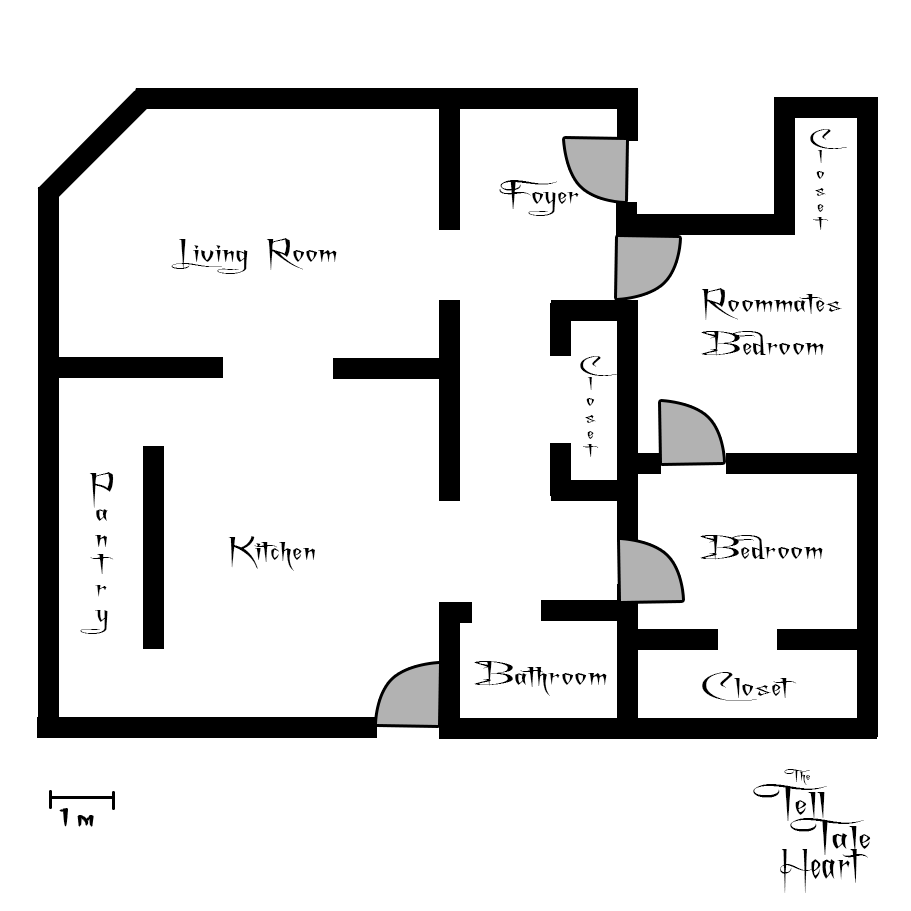
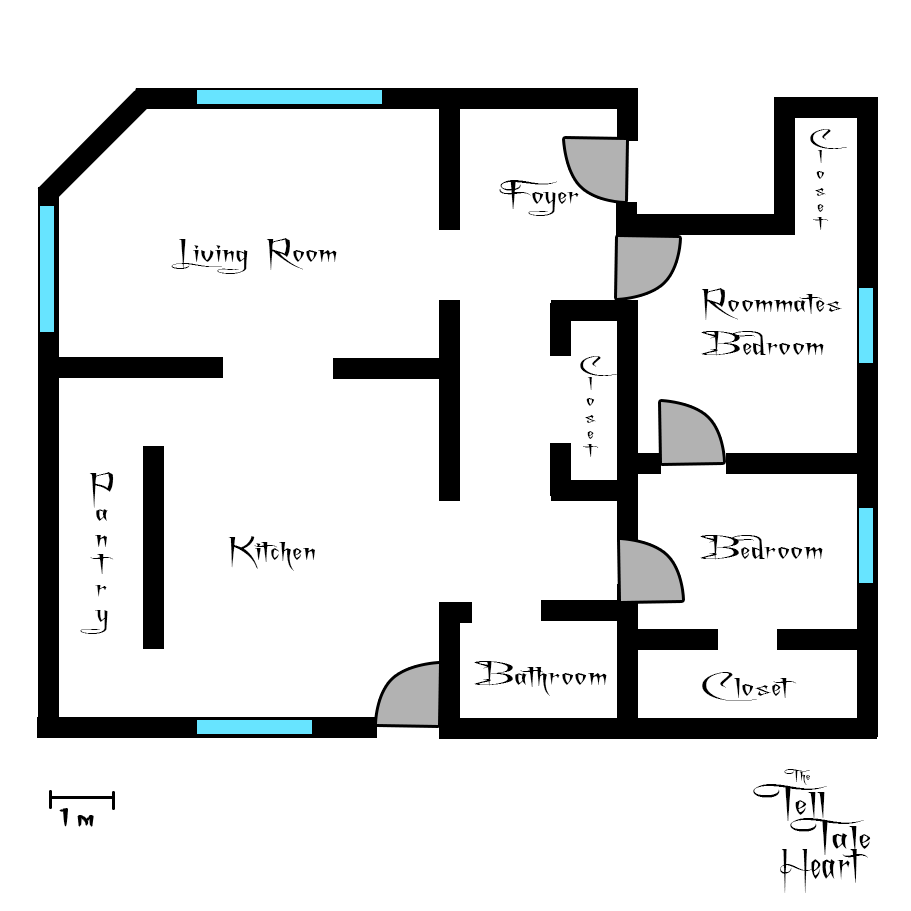
The second 911 x 911 image is a revision of the first. Changes to its layers:
added layer "Rectangle 1" above "The" over [40, 90, 873, 734]
